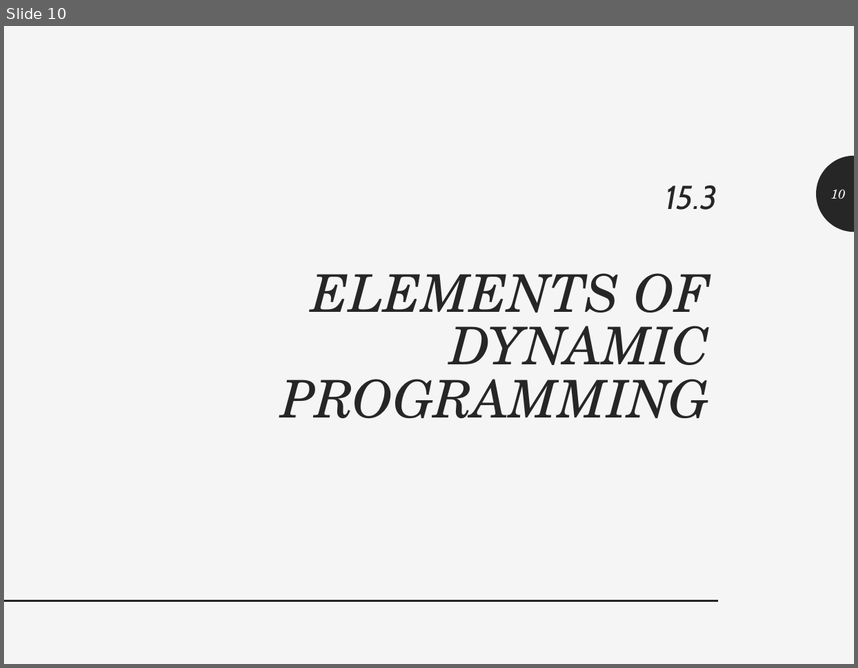
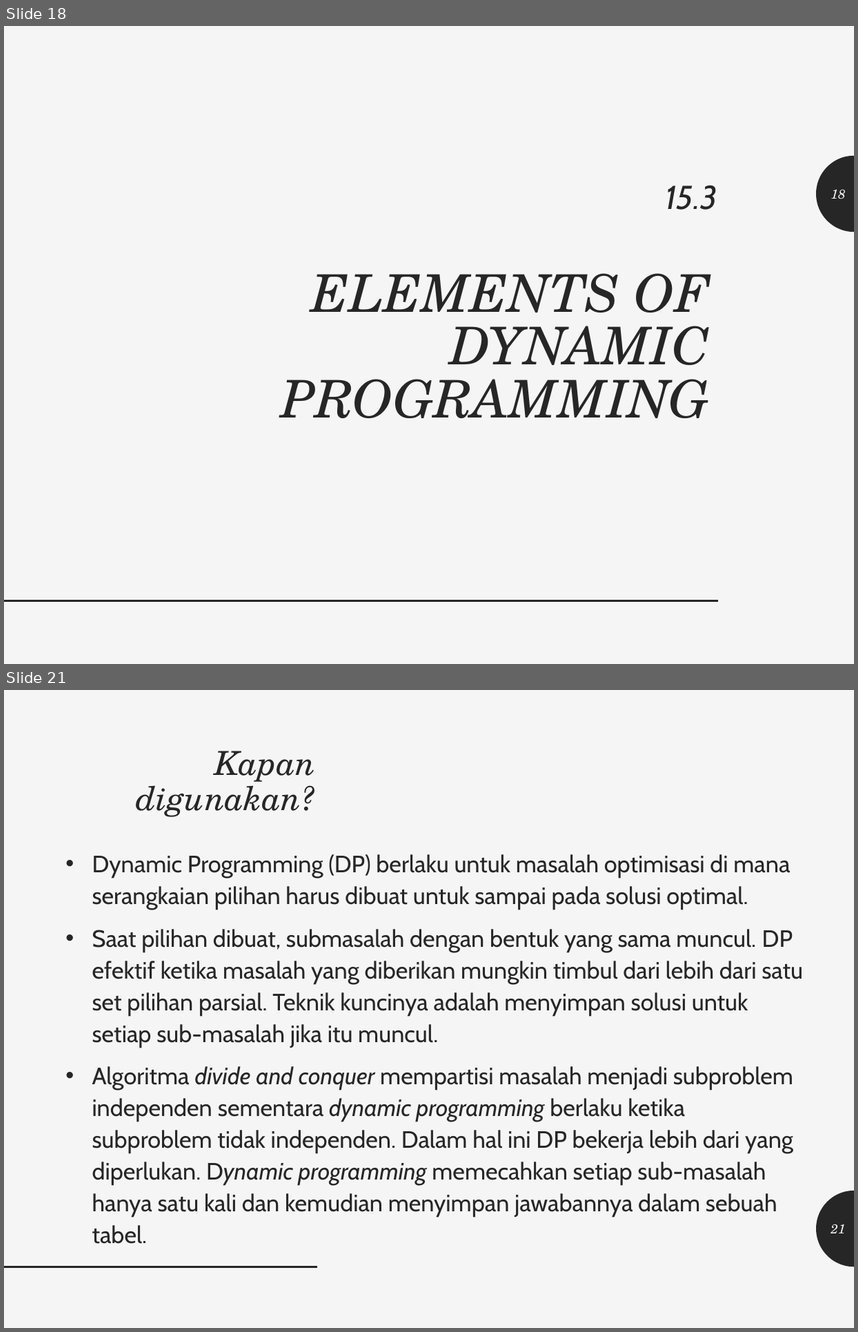
Before and after one commit to realicejoanne/analgo-01, a slide deck: Kelas - 5 (Presentasi UAS)/Analgo.pptx. Shown one above the other, each under a label of ours: slide 10 before the commit, slides 18 and 21 after it; the slides between them are not shown. The pictures are 858x668 and 858x1332 pixels, drawn with LibreOffice and Linux fonts; fonts in the diff are those of the drawing. Boxes give left, top, right and bottom in pixels: in the first picture for what was removed or moved away, otherwise in the second. Text is boxed around its words. In the diff, an @@ line names an element or a change of style, - is before the commit and + after.

```diff
--- a/Kelas - 5 (Presentasi UAS)/Analgo.pptx
+++ b/Kelas - 5 (Presentasi UAS)/Analgo.pptx
@@ slide 21 added at (4,690,854,1328), background #F5F5F5 @@
@@ title added at (136,751,316,817), 28 pt, text #262626, italic @@
+Kapan digunakan?
@@ text added at (92,854,803,1243), 20 pt, text #262626 @@
+• Dynamic Programming (DP) berlaku untuk masalah optimisasi di mana serangkaian pilihan harus dibuat untuk sampai pada solusi optimal.
+• Saat pilihan dibuat, submasalah dengan bentuk yang sama muncul. DP efektif ketika masalah yang diberikan mungkin timbul dari lebih dari satu set pilihan parsial. Teknik kuncinya adalah menyimpan solusi untuk setiap sub-masalah jika itu muncul.
+• Algoritma divide and conquer mempartisi masalah menjadi subproblem independen sementara dynamic programming berlaku ketika subproblem tidak independen. Dalam hal ini DP bekerja lebih dari yang diperlukan. Dynamic programming memecahkan setiap sub-masalah hanya satu kali dan kemudian menyimpan jawabannya dalam sebuah tabel.
@@ freeform shape added at (816,1190,854,1266), fill #262626 @@
@@ page number added at (831,1223,846,1233), 11 pt, text #F5F5F5, italic @@
+21
@@ line added from (4, 1266) to (318, 1266), #262626 2 pt @@
@@ what was slide 10 is now slide 18 @@
@@ page number at (831,189,846,199): text changed @@
-10
+18
```
Also in this commit, not shown: 1 slide changed, 19 other slides added, 4 other files.
